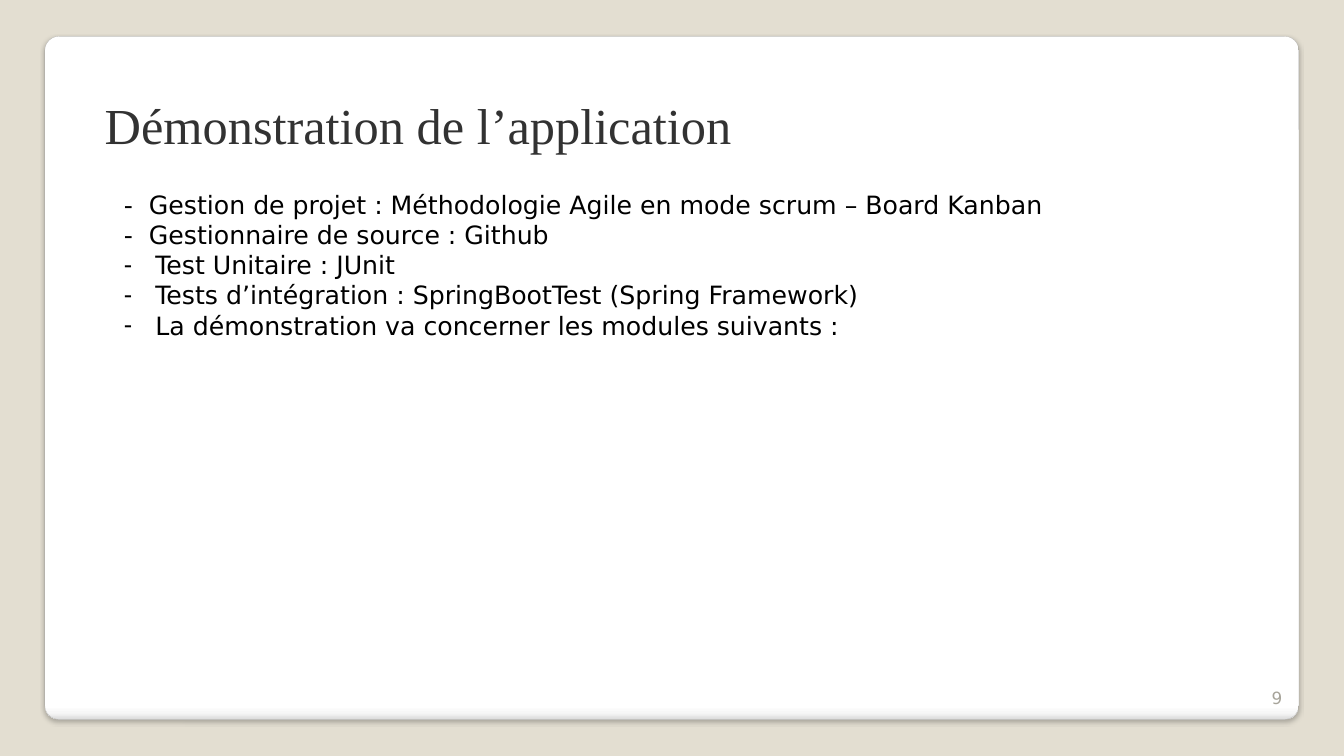
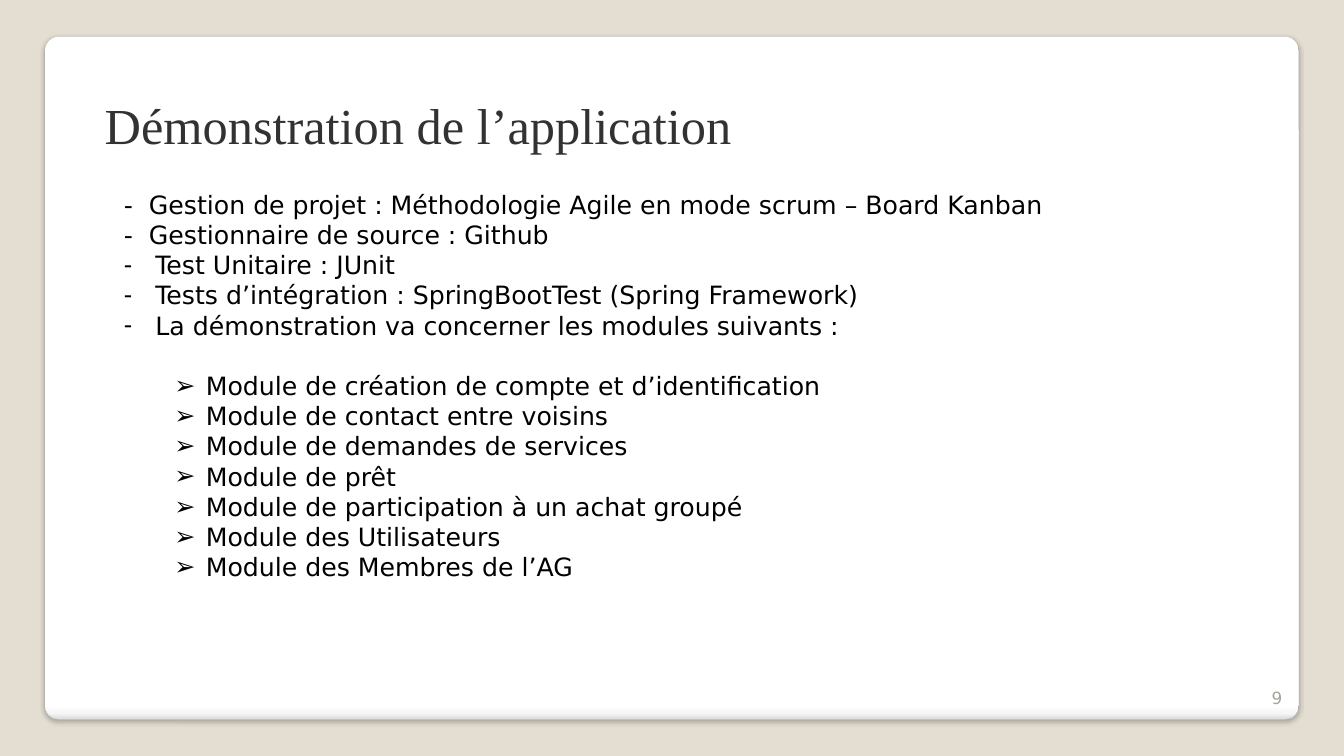
Before and after one commit to rvallet/ocp12-neighborhood-app, a slide deck: slide 9 of doc/OPC12-Présentation.pptx. Drawn at 1344x756 pixels with LibreOffice and Linux fonts; fonts in the diff are those of the drawing. Boxes give left, top, right and bottom in pixels: in the first picture for what was removed or moved away, otherwise in the second. Text is boxed around its words. In the diff, an @@ line names an element or a change of style, - is before the commit and + after.

```diff
--- a/doc/OPC12-Présentation.pptx
+++ b/doc/OPC12-Présentation.pptx
@@ text at [206,375,821,577]: paragraphs added @@
+  ➢ Module de création de compte et d’identification
+  ➢ Module de contact entre voisins
+  ➢ Module de demandes de services
+  ➢ Module de prêt
+  ➢ Module de participation à un achat groupé
+  ➢ Module des Utilisateurs
+  ➢ Module des Membres de l’AG
```
Also in this commit, not shown: 2 other slides changed.
